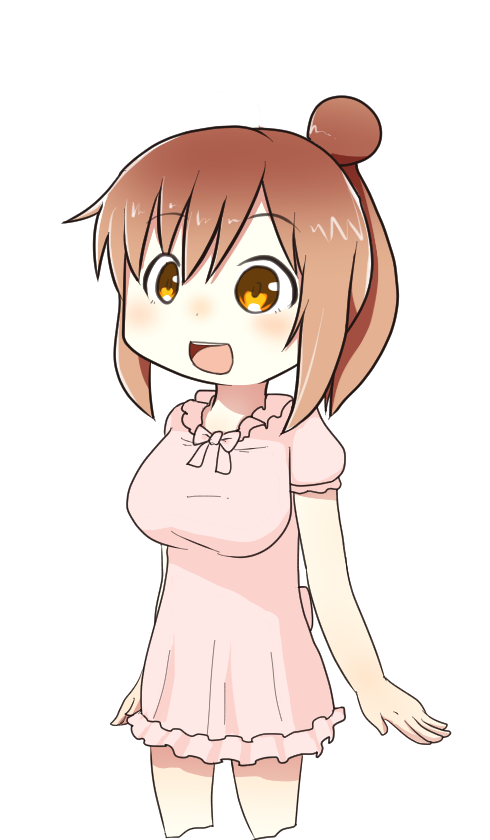
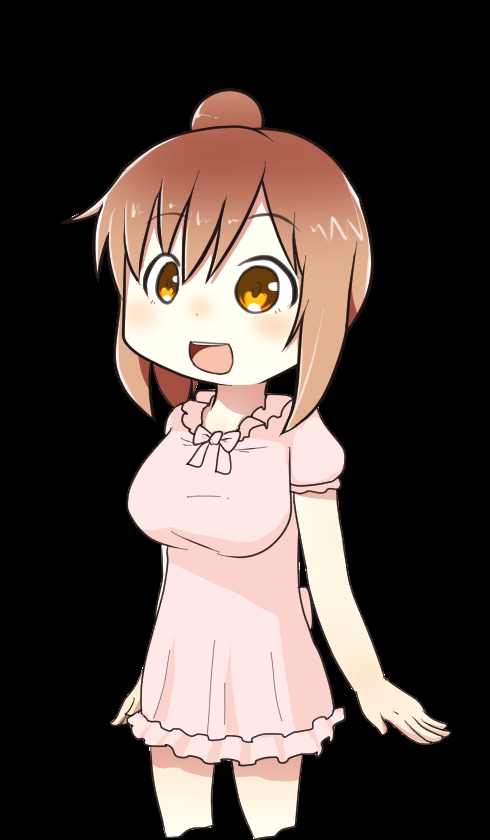
Before/after of a 490px x 840px layered artwork. What changed in the layer stack:
removed group "!下地" (2 layers) over [61, 88, 452, 840]
renamed "*左向き用・主線" to "!下地", showed it, moved it out of group "!下地" over [61, 88, 452, 840]
renamed "*右向き用・主線" to "!下地:flipx:flipxy", hid it, moved it out of group "!下地" over [61, 90, 452, 840]
